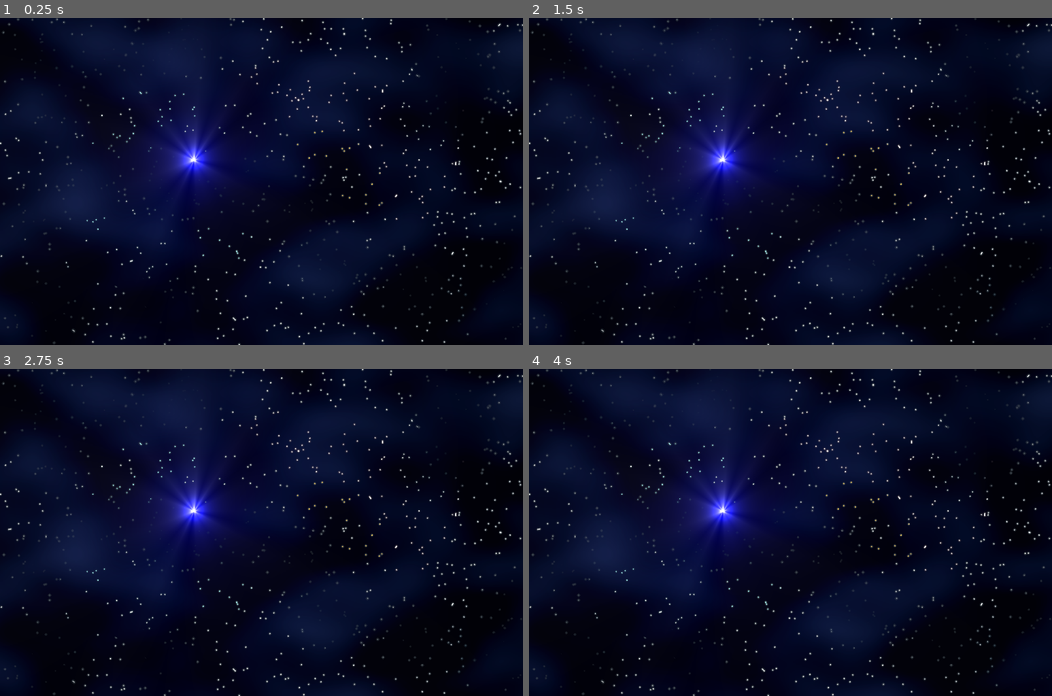
Above: before the commit, frames 1-4 (two rows, left to right).
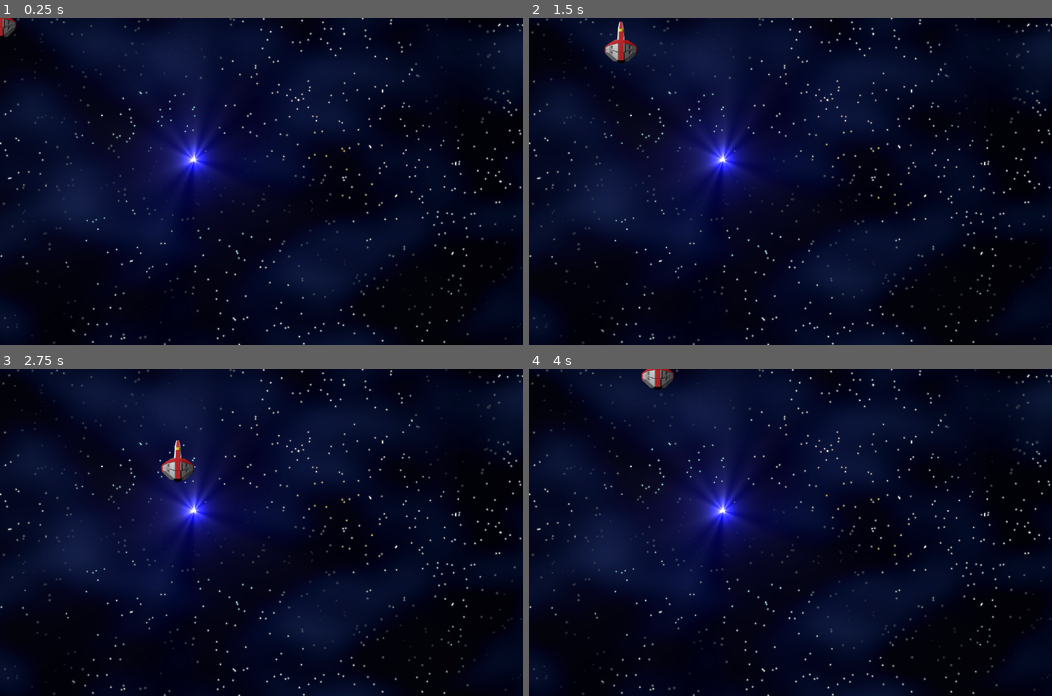
Above: after the commit, the same moments.

Repository: radioation/Godot_Rocks
Game: Godot game, scene res://Scenes/Main/main.tscn
Same seed, same stepped clock (60 frames per second), same inputs: the game is played once before the commit and once after it.
Inputs:
- Up to frame 1 (0.25 s): no input
- Up to frame 2 (1.5 s): tap Enter at 0.5 s; hold Right (ui_right) 0.53-1.28 s; hold Down (ui_down) from 1.28 s (still down)
- Up to frame 3 (2.75 s): release Down (ui_down) at 2.03 s; hold Right (ui_right) from 2.03 s (still down)
- Up to frame 4 (4 s): release Right (ui_right) at 2.78 s; hold Up (ui_up) 2.78-3.53 s; hold Left (ui_left) from 3.53 s (still down)

The runs differ from the first frame. In frame 1, 0.1% of the frame differs, in the area x 0-4%, y 0-6%; in frame 2, 0.4%; in frame 3, 0.4%, in the area x 30-38%, y 21-35%; in frame 4, 0.3%.

Commit message:
adding basic player with input

Diff:
--- a/CrashBoom01/Scenes/Main/main.tscn
+++ b/CrashBoom01/Scenes/Main/main.tscn
@@ -1,7 +1,8 @@
-[gd_scene load_steps=3 format=3 uid="uid://chvevjwj07dg2"]
+[gd_scene load_steps=4 format=3 uid="uid://chvevjwj07dg2"]
 
 [ext_resource type="Texture2D" uid="uid://bdypce4tqb1jq" path="res://assets/stars.png" id="1_1r6ip"]
 [ext_resource type="Script" uid="uid://dj486f3llaewc" path="res://Scenes/Main/main.gd" id="1_lixft"]
+[ext_resource type="PackedScene" uid="uid://c3g45qepv8xkw" path="res://Scenes/Player/player.tscn" id="3_qw60k"]
 
 [node name="Main" type="Node2D"]
 script = ExtResource("1_lixft")
@@ -10,3 +11,5 @@
 offset_right = 40.0
 offset_bottom = 40.0
 texture = ExtResource("1_1r6ip")
+
+[node name="Player" parent="." instance=ExtResource("3_qw60k")]
--- /dev/null
+++ b/CrashBoom01/Scenes/Player/player.gd
@@ -0,0 +1,17 @@
+extends Area2D
+
+
+@export var speed = 300
+var velocity = Vector2.ZERO
+
+
+# Called when the node enters the scene tree for the first time.
+func _ready() -> void:
+	pass # Replace with function body.
+
+
+# Called every frame. 'delta' is the elapsed time since the previous frame.
+func _process(delta: float) -> void:
+	velocity = Input.get_vector("ui_left", "ui_right", "ui_up", "ui_down")
+	print( velocity )
+	position += speed * velocity * delta
--- /dev/null
+++ b/CrashBoom01/Scenes/Player/player.tscn
@@ -0,0 +1,17 @@
+[gd_scene load_steps=4 format=3 uid="uid://c3g45qepv8xkw"]
+
+[ext_resource type="Script" uid="uid://b4mupdmrrc4ig" path="res://Scenes/Player/player.gd" id="1_a3d8c"]
+[ext_resource type="Texture2D" uid="uid://bmn68nqaqcq3v" path="res://assets/ship_256w.png" id="1_uvnfx"]
+
+[sub_resource type="CircleShape2D" id="CircleShape2D_uvnfx"]
+radius = 38.0789
+
+[node name="Player" type="Area2D"]
+script = ExtResource("1_a3d8c")
+
+[node name="Sprite2D" type="Sprite2D" parent="."]
+scale = Vector2(0.4, 0.4)
+texture = ExtResource("1_uvnfx")
+
+[node name="CollisionShape2D" type="CollisionShape2D" parent="."]
+shape = SubResource("CircleShape2D_uvnfx")
Not shown, added: CrashBoom01/Scenes/Player/player.gd.uid
Binary file added: CrashBoom01/assets/ship_256w.png
Not shown, added: CrashBoom01/assets/ship_256w.png.import
Not shown, changed: README.md
